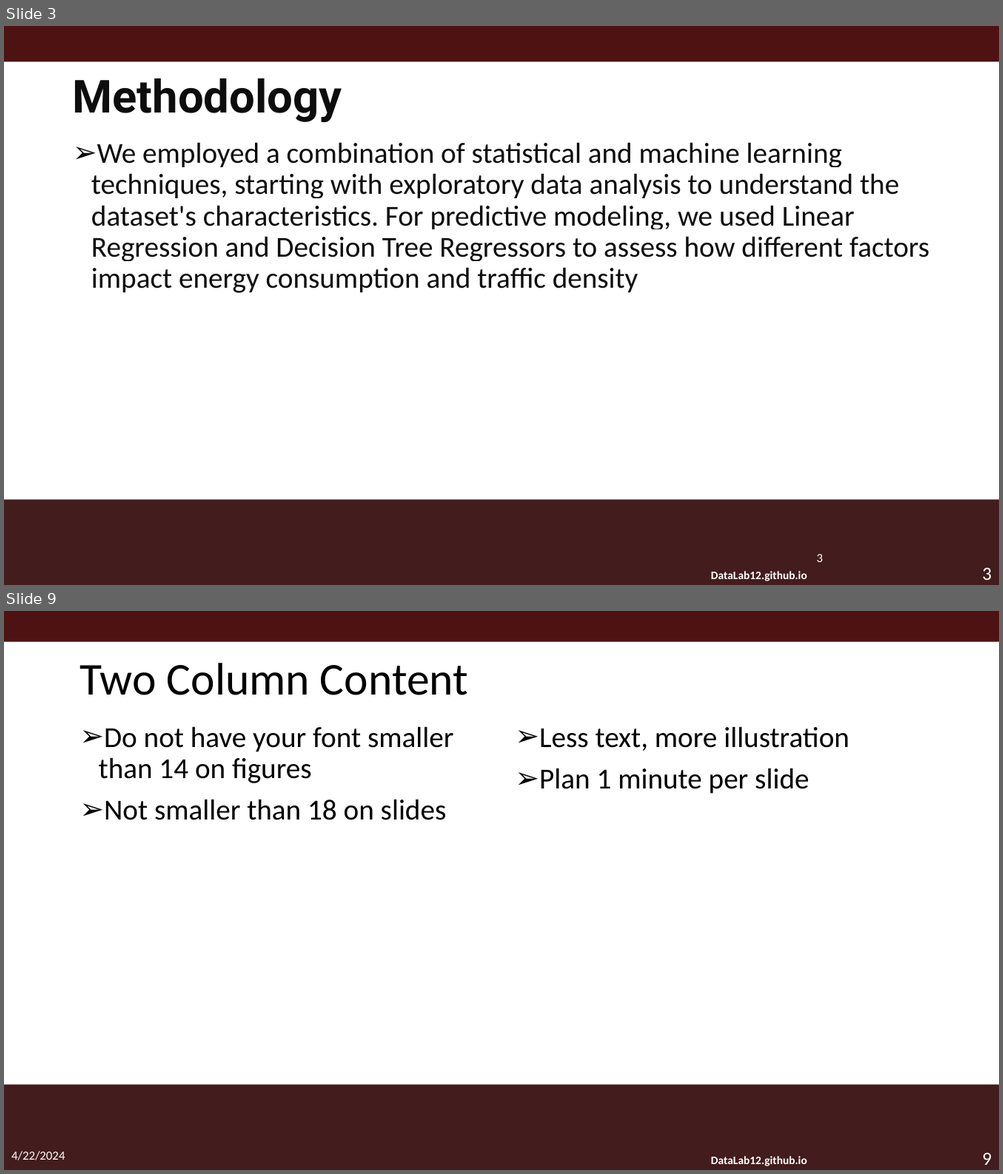
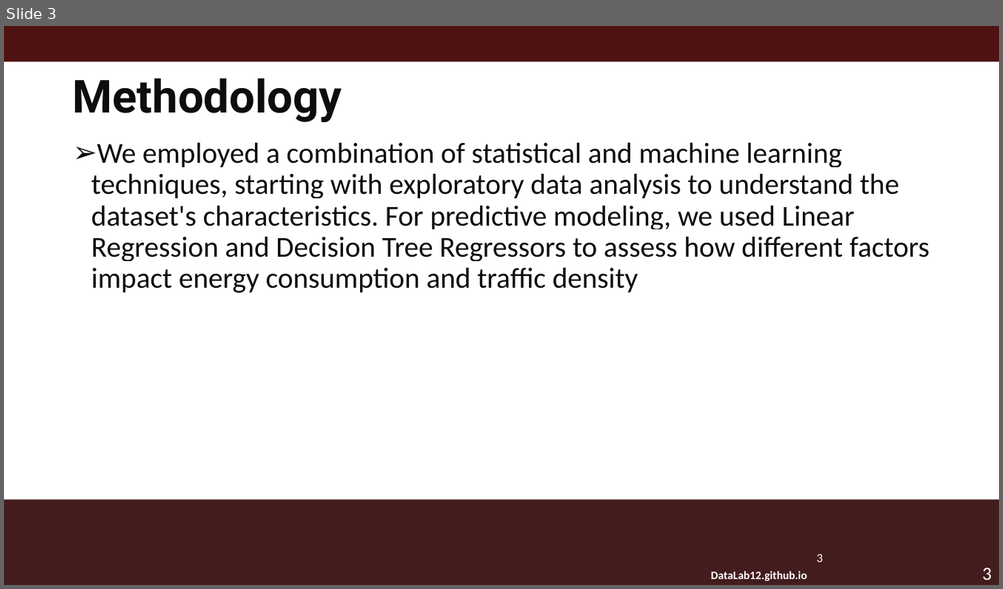
Before and after one commit to zoe-becker/ML-Traffic-Analysis, a slide deck: DataLabMacro.pptm. Shown one above the other, each under a label of ours: slides 3 and 9 before the commit, slide 3 after it; the slides between them are not shown. The pictures are 1003x1174 and 1003x589 pixels, drawn with LibreOffice and Linux fonts; fonts in the diff are those of the drawing; background and template pictures are left out. Boxes give left, top, right and bottom in pixels: in the first picture for what was removed or moved away, otherwise in the second. Text is boxed around its words. In the diff, an @@ line names an element or a change of style, - is before the commit and + after.

```diff
--- a/DataLabMacro.pptm
+++ b/DataLabMacro.pptm
@@ slide 9 removed at [4,611,999,1170], background #FFFFFF; not listed: 3 template elements that a slide beside it also shows @@
@@ rectangle removed at [4,611,999,641] @@
@@ title removed at [79,663,468,695] @@
-Two Column Content
@@ text removed at [99,726,453,820] @@
-➢ Do not have your font smaller than 14 on figures
-➢ Not smaller than 18 on slides
@@ text removed at [539,726,849,794] @@
-➢ Less text, more illustration
-➢ Plan 1 minute per slide
@@ text removed at [11,1151,65,1161] @@
-4/22/2024
```
Also in this commit, not shown: 1 slide changed, 5 slides added, 5 other slides removed.
